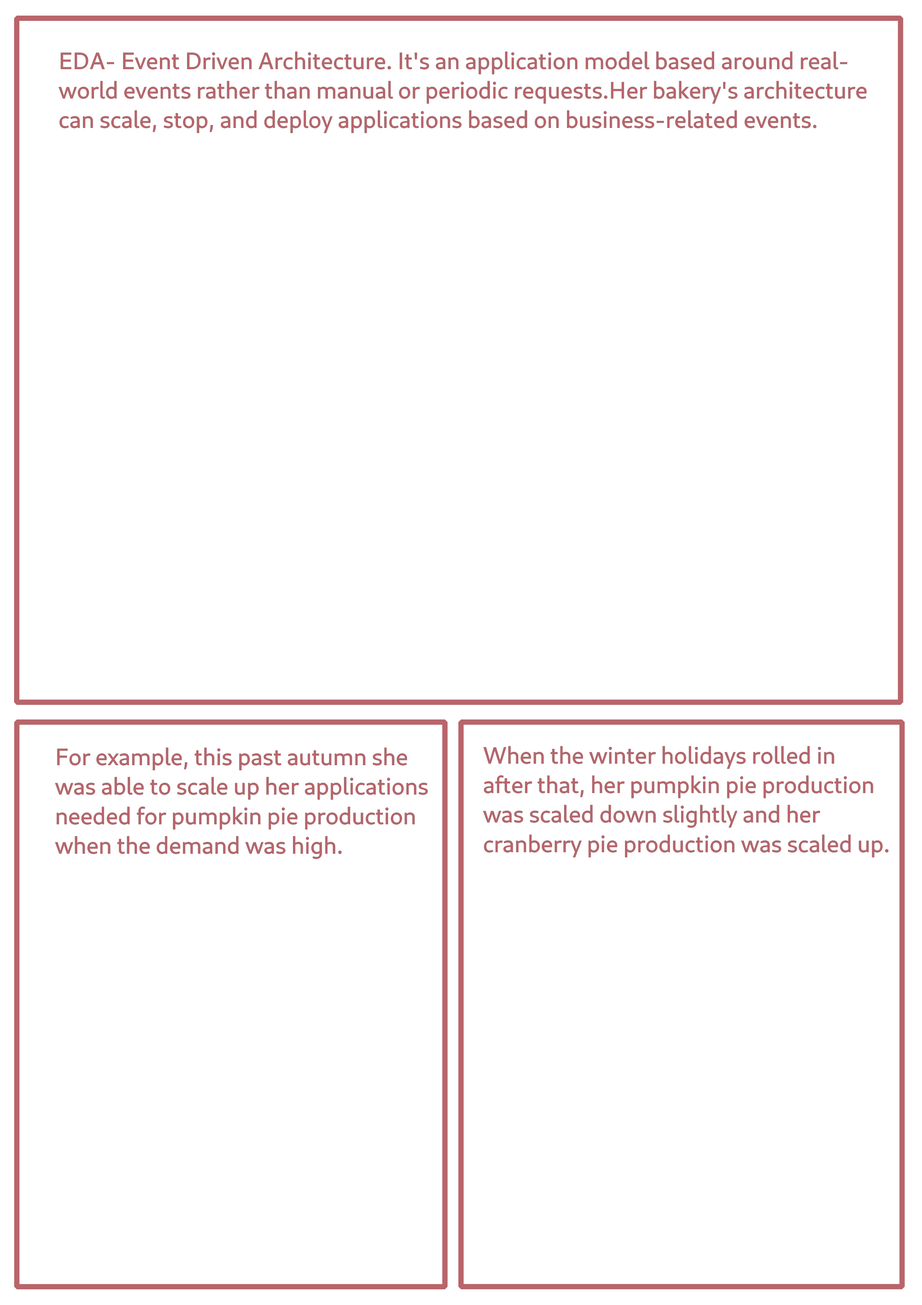
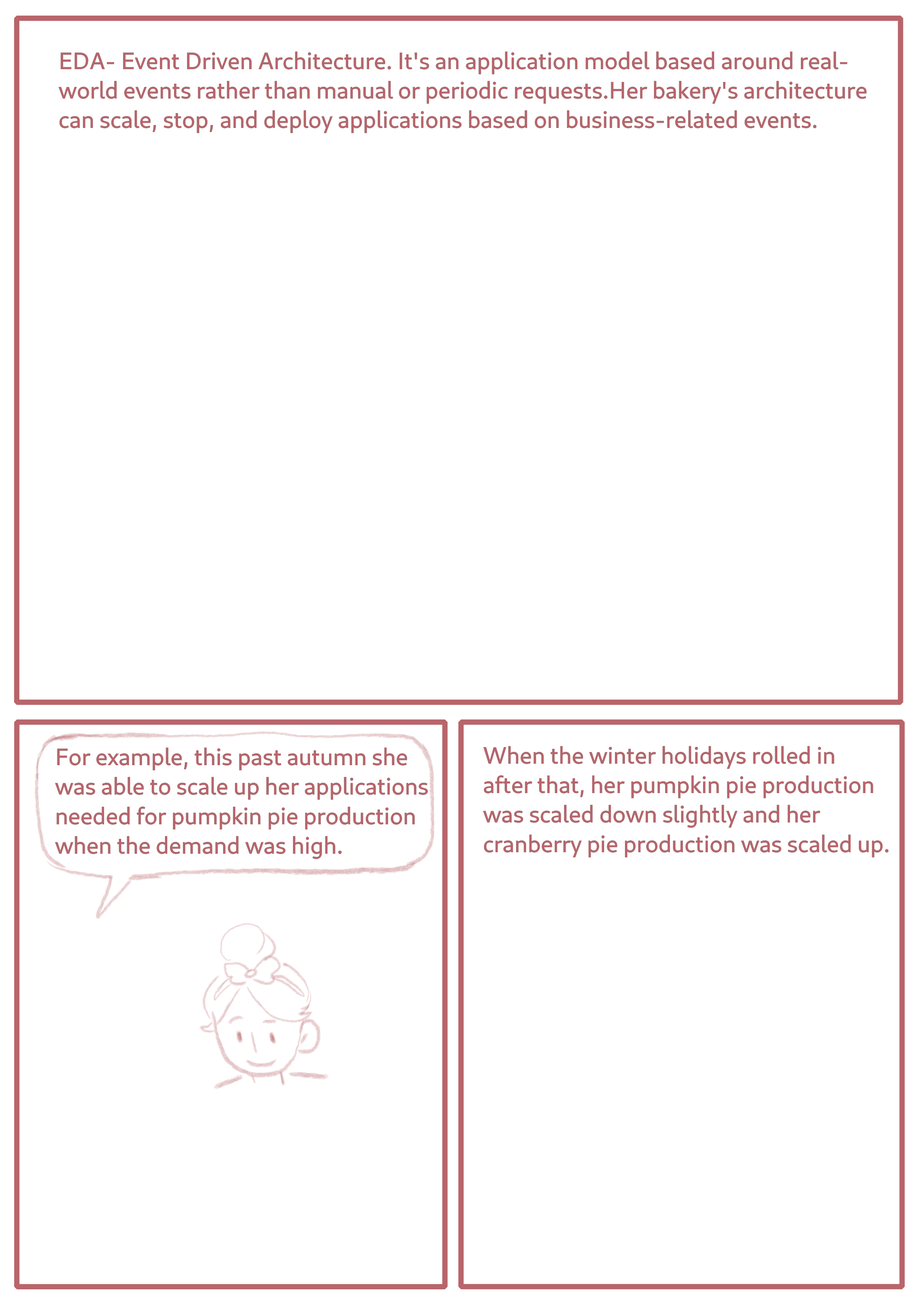
Layered file, before and after one edit (922px x 1305px). Changes by layer:
painted on "Layer 1" over <box>34,730,435,1089</box>
